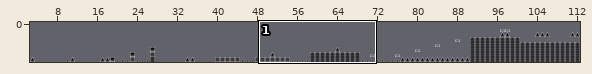
Level history. Tiled map (JSON): public/tiles/shit.tmj. The first picture is a wide view before the edit; the outline marks the close-up.
Close-up. First the earlier version:
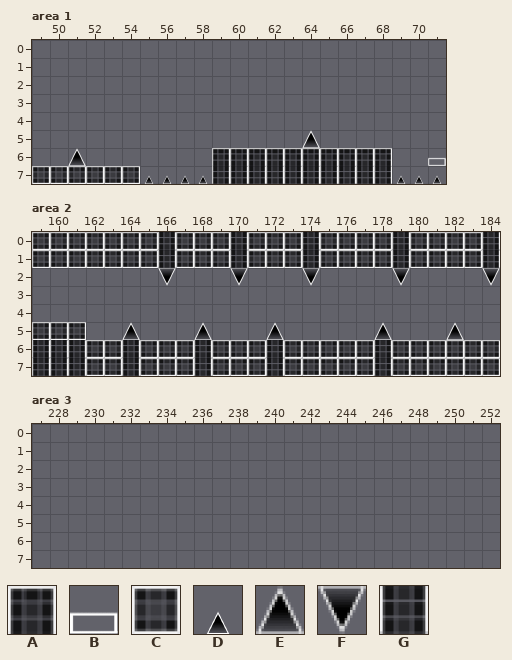
Cells are 128x128 px. Shown: area 1 x 49..71, y 0..7; area 2 x 159..184, y 0..7; area 3 x 227..252, y 0..7. The commit also changed other parts of the map, which this record leaves out.
Key: from "chode": A 0; from "cook": B 0; from "dime": C 0; from "lon4": D 0; from "lonbu": E 0, F 0 flipped up-down; from "meode": G 0.
_ is an empty cell.
Layer "Tile Layer 1" before, area 1, first column x 49:
0 _______________________
1 _______________________
2 _______________________
3 _______________________
4 _______________________
5 _______________E_______
6 __E_______AAAAAAAAAA__B
7 CCCCCCDDDDGGGGGGGGGGDDD
Layer "Tile Layer 1" before, area 2, first column x 159:
0 CCCCCCCGCCCGCCCGCCCCGCCCCG
1 CCCCCCCGCCCGCCCGCCCCGCCCCG
2 _______F___F___F____F____F
3 __________________________
4 __________________________
5 CCC__E___E___E_____E___E__
6 GGGCCGCCCGCCCGCCCCCGCCCCCC
7 GGGCCGCCCGCCCGCCCCCGCCCCCC
Once edited:
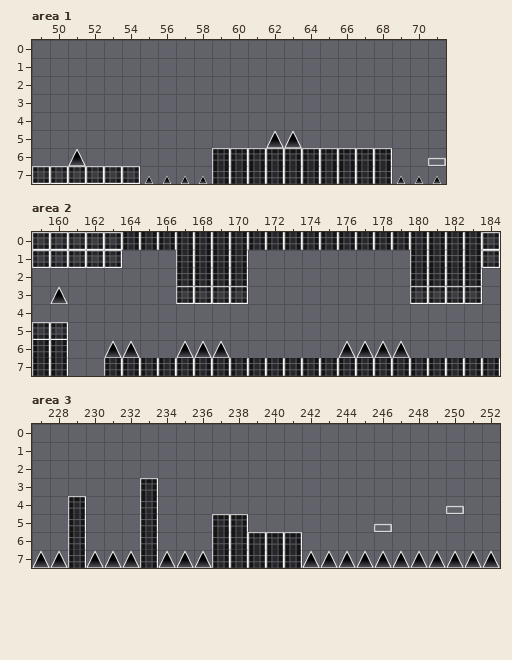
See-through tiles are keyed as they look on the map.
Diff:
Layer "Tile Layer 1", area 1:
y 5: x 62..64 __E -> EE_
Layer "Tile Layer 1", area 2:
y 0: x 164..165 CC -> GG; x 167..169 CCC -> GGG; x 171..173 CCC -> GGG; x 175..178 CCCC -> GGGG; x 180..184 CCCCG -> GGGGC
y 1: x 164..169 CCGCCC -> ___GGG; x 171..184 CCCGCCCCGCCCCG -> _________GGGGC
y 2: x 166..170 F___F -> _GGGG; x 174 F -> _; x 179..184 F____F -> _GGGG_
y 3: x 160 _ -> E; x 167..170 ____ -> CCCC; x 180..183 ____ -> CCCC
y 5: x 161 C -> _; x 164 E -> _; x 168 E -> _; x 172 E -> _; x 178 E -> _; x 182 E -> _
y 6: x 161..184 GCCGCCCGCCCGCCCCCGCCCCCC -> __EE__EEE______EEEE_____
y 7: x 161..163 GCC -> __G; x 165..167 CCC -> GGG; x 169..171 CCC -> GGG; x 173..177 CCCCC -> GGGGG; x 179..184 CCCCCC -> GGGGGG
Layer "Tile Layer 1", area 3:
y 3: x 233 _ -> A
y 4: x 229 _ -> A; x 233 _ -> G; x 250 _ -> B
y 5: x 229 _ -> G; x 233 _ -> G; x 237..238 __ -> AA; x 246 _ -> B
y 6: x 229 _ -> G; x 233 _ -> G; x 237..241 _____ -> GGAAA
y 7: x 227..252 __________________________ -> EEGEEEGEEEGGGGGEEEEEEEEEEE
